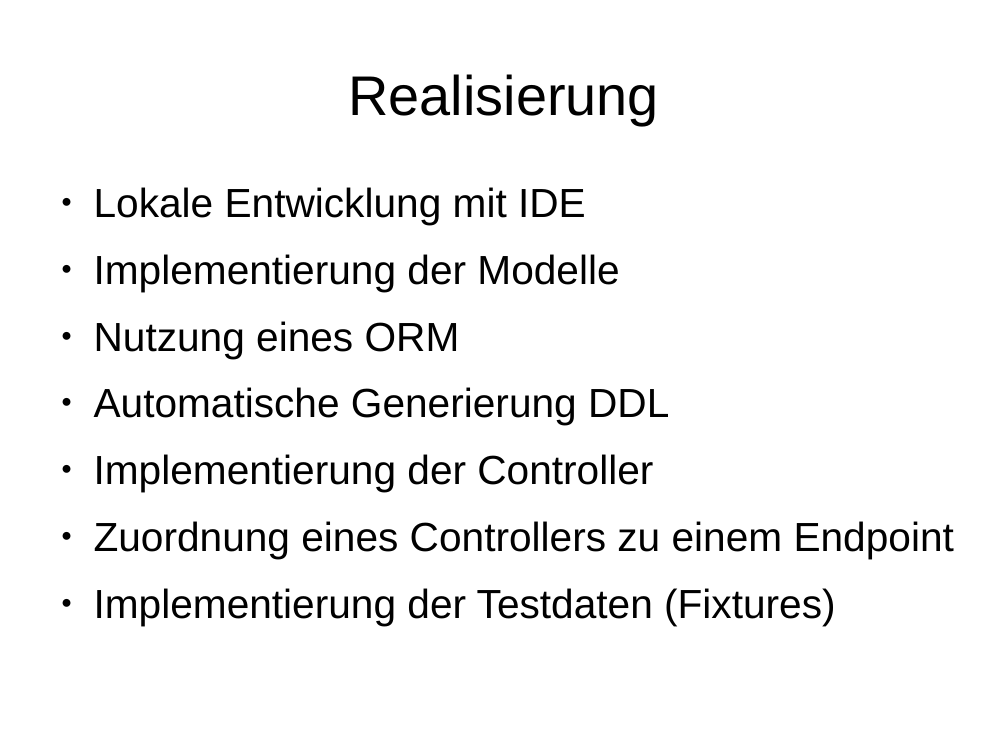
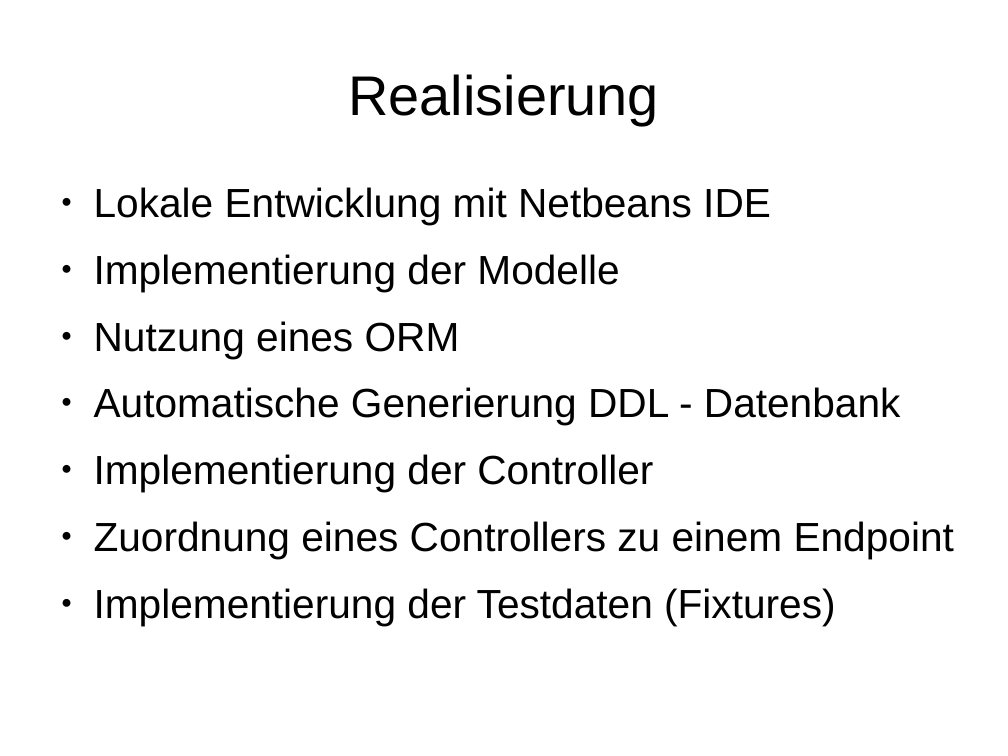
Before and after one commit to janhelmle/weiterbildung_fachinformatiker_ihk_projektantrag, a slide deck: slide 11 of praesentation/presentation_v1.odp. Drawn at 1008x756 pixels with LibreOffice and Linux fonts; fonts in the diff are those of the drawing. Boxes give left, top, right and bottom in pixels: in the first picture for what was removed or moved away, otherwise in the second. Text is boxed around its words. In the diff, an @@ line names an element or a change of style, - is before the commit and + after.

Commit message:
Progress

```diff
--- a/praesentation/presentation_v1.odp
+++ b/praesentation/presentation_v1.odp
@@ text at box(94, 187, 771, 225): text changed @@
-● Lokale Entwicklung mit IDE
+● Lokale Entwicklung mit Netbeans IDE
@@ text at box(94, 387, 900, 425): text changed @@
-● Automatische Generierung DDL
+● Automatische Generierung DDL - Datenbank
```
Also in this commit, not shown: 4 other slides changed.
